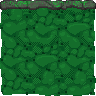
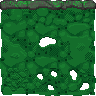
Revision of a layered 96 x 96 image; what changed, layer by layer:
painted on "Layer 7 copy 3" over [3, 35, 93, 93]
